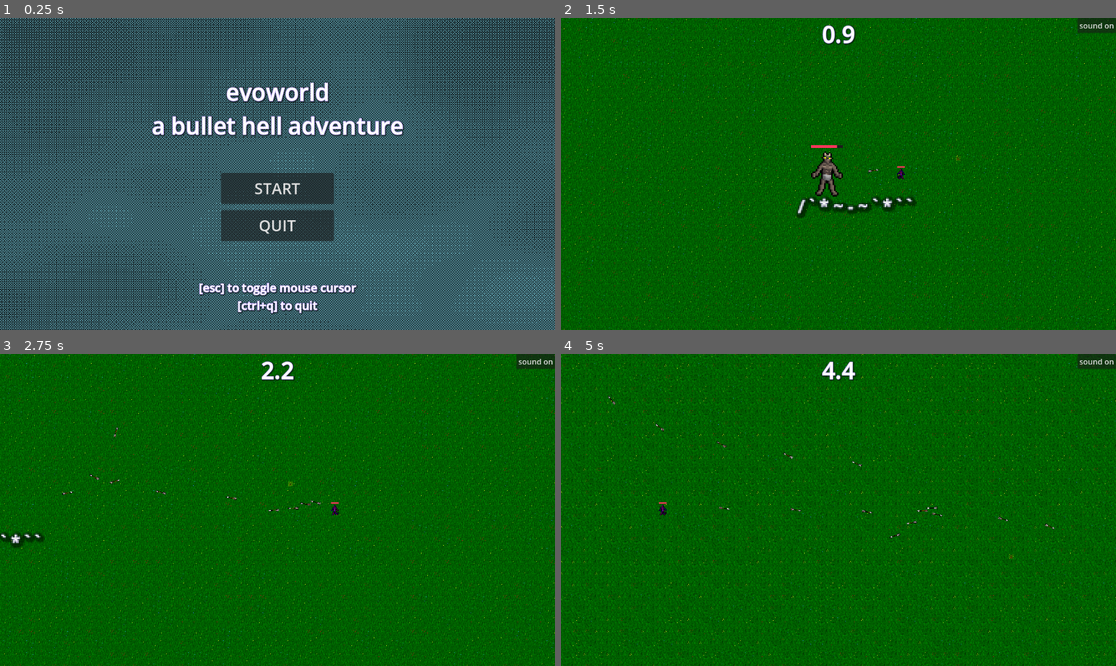
Above: before the commit, frames 1-4 (two rows, left to right).
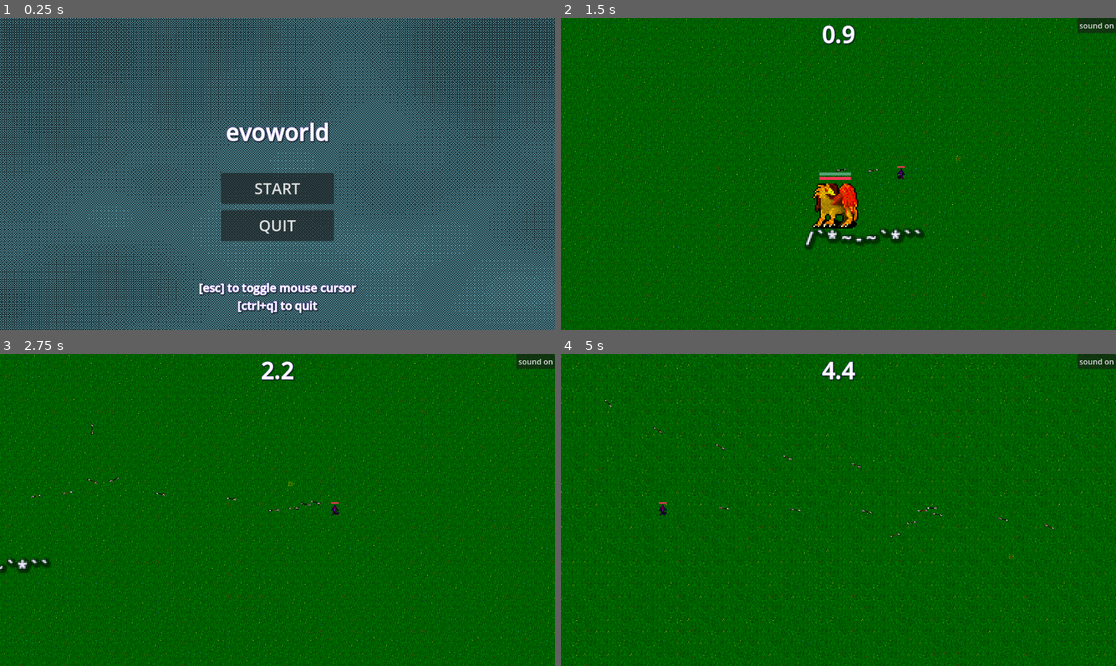
Above: after the commit, the same moments.

Repository: efredericks/evoworld-bullet-hell
Game: Godot game, scene res://scenes/menu.tscn
The game is run twice, just before and just after one commit, with the same random seed, the same clock (stepped at 60 frames per second) and the same inputs.
Inputs (mouse positions are in pixels of both pictures, inside the frame that each line leads up to):
- Up to frame 1 (0.25 s): no input
- Up to frame 2 (1.5 s): click "START" at 0.5 s; move the mouse to (960, 158) at 1.27 s; press the mouse at (960, 158) at 1.28 s; hold D (move_right) from 1.28 s (still down)
- Up to frame 3 (2.75 s): release D (move_right) at 2 s; release the mouse at (399, 494) at 2 s; drag from (166, 525) to (294, 485) at 2.02 s
- Up to frame 4 (5 s): move the mouse to (894, 441) at 2.77 s; press the mouse at (894, 441) at 2.78 s; hold D (move_right) 2.78-3.5 s; release the mouse at (894, 441) at 3.5 s; drag from (810, 572) to (599, 510) at 3.52 s; move the mouse to (1005, 556) at 4.27 s; press the mouse at (1005, 556) at 4.28 s; hold A (move_left) from 4.28 s (still down)

The runs differ from the first frame. In frame 1, 2.6% of the frame differs, in the area x 27-73%, y 20-40%; in frame 2, 2.6%; in frame 3, 0.6%; in frame 4, 0.2%.

Commit message:
leavings and adding to GP enemy

Diff:
--- a/game_map.tres
+++ b/game_map.tres
@@ -809,12 +809,19 @@
 20:13/0 = 0
 21:13/0 = 0
 22:13/0 = 0
+22:13/0/physics_layer_0/polygon_0/points = PackedVector2Array(-16, -16, 16, -16, 16, 16, -16, 16)
 23:13/0 = 0
+23:13/0/physics_layer_0/polygon_0/points = PackedVector2Array(-16, -16, 16, -16, 16, 16, -16, 16)
 24:13/0 = 0
+24:13/0/physics_layer_0/polygon_0/points = PackedVector2Array(-16, -16, 16, -16, 16, 16, -16, 16)
 25:13/0 = 0
+25:13/0/physics_layer_0/polygon_0/points = PackedVector2Array(-16, -16, 16, -16, 16, 16, -16, 16)
 26:13/0 = 0
+26:13/0/physics_layer_0/polygon_0/points = PackedVector2Array(-16, -16, 16, -16, 16, 16, -16, 16)
 27:13/0 = 0
+27:13/0/physics_layer_0/polygon_0/points = PackedVector2Array(-16, -16, 16, -16, 16, 16, -16, 16)
 28:13/0 = 0
+28:13/0/physics_layer_0/polygon_0/points = PackedVector2Array(-16, -16, 16, -16, 16, 16, -16, 16)
 29:13/0 = 0
 30:13/0 = 0
 31:13/0 = 0
--- a/main.tscn
+++ b/main.tscn
@@ -17,9 +17,6 @@
 [ext_resource type="AudioStream" uid="uid://bvopca6bwdl6b" path="res://audio/Music.wav" id="14_w48qg"]
 [ext_resource type="PackedScene" uid="uid://hhufkyeula8x" path="res://scenes/GP_enemy.tscn" id="16_2cqfq"]
 
-[sub_resource type="RectangleShape2D" id="RectangleShape2D_272bh"]
-size = Vector2(384, 321)
-
 [sub_resource type="WorldBoundaryShape2D" id="WorldBoundaryShape2D_272bh"]
 distance = -14.0
 
@@ -36,6 +33,8 @@
 
 [node name="overworld" type="TileMapLayer" parent="." unique_id=169508501]
 tile_set = ExtResource("2_vivmo")
+
+[node name="Leavings" type="Node" parent="." unique_id=627170431]
 
 [node name="EnemySpawner" type="Node" parent="." unique_id=327625550 node_paths=PackedStringArray("enemy_pools", "spawn_points")]
 script = ExtResource("5_lquwl")
@@ -90,16 +89,8 @@
 region_enabled = true
 region_rect = Rect2(1344, 359, 32, 20)
 
-[node name="CenterObstacle" type="StaticBody2D" parent="." unique_id=1646163707]
-position = Vector2(384, 65)
-collision_layer = 4
-
-[node name="CollisionShape2D" type="CollisionShape2D" parent="CenterObstacle" unique_id=1234634341]
-position = Vector2(192, 159.5)
-shape = SubResource("RectangleShape2D_272bh")
-
 [node name="OuterBoundary" type="StaticBody2D" parent="." unique_id=774716759]
-collision_layer = 4
+collision_layer = 8
 
 [node name="BottomBoundary" type="CollisionShape2D" parent="OuterBoundary" unique_id=775419693]
 position = Vector2(-633, 596)
@@ -278,7 +269,9 @@
 max_speed = 1500.0
 
 [node name="enemy" parent="." unique_id=352211709 instance=ExtResource("16_2cqfq")]
+z_index = 5
 position = Vector2(303, 248)
+maxEnergy = 100
 
 [connection signal="timeout" from="EnemySpawner/SpawnTimer" to="EnemySpawner" method="_on_spawn_timer_timeout"]
 [connection signal="timeout" from="PotionSpawner/SpawnTimer" to="PotionSpawner" method="_on_spawn_timer_timeout"]
--- a/project.godot
+++ b/project.godot
@@ -88,6 +88,7 @@
 2d_physics/layer_1="Character"
 2d_physics/layer_2="Bullet"
 2d_physics/layer_3="Obstacle"
+2d_physics/layer_4="EnvironmentAlwaysBlock"
 
 [physics]
 
--- a/scenes/GP_enemy.tscn
+++ b/scenes/GP_enemy.tscn
@@ -2,6 +2,13 @@
 
 [ext_resource type="PackedScene" uid="uid://vaufyw3xpot6" path="res://scenes/enemy.tscn" id="1_j85ko"]
 [ext_resource type="Script" uid="uid://ckkxuswvnov83" path="res://scripts/gp_enemy.gd" id="2_1q4au"]
+[ext_resource type="Texture2D" uid="uid://b2iqnr1neyr7g" path="res://sprites/Spritesheet.png" id="3_ioysi"]
+
+[sub_resource type="StyleBoxFlat" id="StyleBoxFlat_5uy6h"]
+bg_color = Color(0.11119685, 0.11119685, 0.11119678, 1)
+
+[sub_resource type="StyleBoxFlat" id="StyleBoxFlat_c4w8v"]
+bg_color = Color(0.33845362, 0.64012504, 0.46978617, 1)
 
 [sub_resource type="LabelSettings" id="LabelSettings_1q4au"]
 font_size = 12
@@ -10,15 +17,53 @@
 shadow_size = 10
 shadow_color = Color(0, 0, 0, 0.47058824)
 
+[sub_resource type="CircleShape2D" id="CircleShape2D_1q4au"]
+radius = 184.21997
+
 [node name="enemy" unique_id=352211709 instance=ExtResource("1_j85ko")]
 script = ExtResource("2_1q4au")
+energy = 100
 GP_weights = Array[float]([])
 GP_max_random = 5
 
 [node name="sprite" parent="." index="0" unique_id=395154171]
+visible = false
 region_rect = Rect2(1189, 993, 22, 31)
 
-[node name="GPLabel" type="Label" parent="." index="7" unique_id=40117226]
+[node name="SpriteB" type="Sprite2D" parent="." index="1" unique_id=1058690791]
+visible = false
+texture = ExtResource("3_ioysi")
+region_enabled = true
+region_rect = Rect2(1408, 64, 32, 32)
+
+[node name="SpriteC" type="Sprite2D" parent="." index="2" unique_id=212110725]
+visible = false
+texture = ExtResource("3_ioysi")
+region_enabled = true
+region_rect = Rect2(64, 65, 32, 31)
+
+[node name="SpriteD" type="Sprite2D" parent="." index="3" unique_id=1364313317]
+visible = false
+texture = ExtResource("3_ioysi")
+region_enabled = true
+region_rect = Rect2(736, 288, 32, 32)
+
+[node name="EnergyBar" type="ProgressBar" parent="." index="9" unique_id=1469469738]
+offset_left = -11.0
+offset_top = -22.735
+offset_right = 11.0
+offset_bottom = -20.735
+theme_override_styles/background = SubResource("StyleBoxFlat_5uy6h")
+theme_override_styles/fill = SubResource("StyleBoxFlat_c4w8v")
+max_value = 50.0
+value = 25.0
+show_percentage = false
+
+[node name="EnergyTimer" type="Timer" parent="." index="10" unique_id=1600562006]
+wait_time = 0.5
+autostart = true
+
+[node name="GPLabel" type="Label" parent="." index="12" unique_id=40117226]
 offset_left = -20.0
 offset_top = 11.0
 offset_right = 20.0
@@ -27,3 +72,11 @@
 label_settings = SubResource("LabelSettings_1q4au")
 horizontal_alignment = 1
 vertical_alignment = 1
+
+[node name="SensingRadius" type="Area2D" parent="." index="13" unique_id=5512962]
+
+[node name="SensingCollisionShape2D" type="CollisionShape2D" parent="SensingRadius" index="0" unique_id=1297632515]
+shape = SubResource("CircleShape2D_1q4au")
+
+[connection signal="timeout" from="EnergyTimer" to="." method="_on_energy_timer_timeout"]
+[connection signal="body_entered" from="SensingRadius" to="." method="_on_sensing_radius_body_entered"]
--- /dev/null
+++ b/scenes/creature_leavings.tscn
@@ -0,0 +1,18 @@
+[gd_scene format=3 uid="uid://bw5sy8paon1fn"]
+
+[ext_resource type="Script" uid="uid://bmqu7e6mfotl8" path="res://scripts/creature_leavings.gd" id="1_80wvs"]
+[ext_resource type="Texture2D" uid="uid://b2iqnr1neyr7g" path="res://sprites/Spritesheet.png" id="1_ut85e"]
+
+[sub_resource type="CircleShape2D" id="CircleShape2D_80wvs"]
+radius = 7.0
+
+[node name="CreatureLeavings" type="CharacterBody2D" unique_id=161895140 groups=["CreatureLeavings"]]
+script = ExtResource("1_80wvs")
+
+[node name="Sprite2D" type="Sprite2D" parent="." unique_id=1114387245]
+texture = ExtResource("1_ut85e")
+region_enabled = true
+region_rect = Rect2(1479, 751, 18, 12)
+
+[node name="CollisionShape2D" type="CollisionShape2D" parent="." unique_id=835528856]
+shape = SubResource("CircleShape2D_80wvs")
--- a/scenes/menu.tscn
+++ b/scenes/menu.tscn
@@ -56,13 +56,12 @@
 anchor_right = 0.5
 anchor_bottom = 0.5
 offset_left = -261.5
-offset_top = -204.0
+offset_top = -156.0
 offset_right = 261.5
-offset_bottom = -67.0
+offset_bottom = -19.0
 grow_horizontal = 2
 grow_vertical = 2
-text = "evoworld
-a bullet hell adventure"
+text = "evoworld"
 label_settings = ExtResource("1_yqeox")
 horizontal_alignment = 1
 vertical_alignment = 1
--- a/scenes/overworld.tscn
+++ b/scenes/overworld.tscn
@@ -2,25 +2,48 @@
 
 [ext_resource type="TileSet" uid="uid://xf170nkjams2" path="res://game_map.tres" id="1_16ktt"]
 [ext_resource type="Script" uid="uid://wev27i4r1nd3" path="res://scripts/overworld.gd" id="1_m1b5j"]
-[ext_resource type="Texture2D" uid="uid://b2iqnr1neyr7g" path="res://sprites/Spritesheet.png" id="3_u2ss0"]
+[ext_resource type="Script" uid="uid://ie7dec68dq0r" path="res://scripts/camera_controller.gd" id="3_356oe"]
+[ext_resource type="PackedScene" uid="uid://dsn4dlqlxyfux" path="res://scenes/player.tscn" id="4_3gvrs"]
 
-[sub_resource type="RectangleShape2D" id="RectangleShape2D_356oe"]
-size = Vector2(31, 20)
+[sub_resource type="WorldBoundaryShape2D" id="WorldBoundaryShape2D_eab5i"]
+distance = -14.0
 
 [node name="Overworld" type="TileMapLayer" unique_id=1928479532]
 tile_set = ExtResource("1_16ktt")
 script = ExtResource("1_m1b5j")
 
-[node name="CharacterBody2D" type="CharacterBody2D" parent="." unique_id=590346517]
-visible = false
+[node name="OuterBoundary" type="StaticBody2D" parent="." unique_id=1331483130]
+collision_layer = 4
 
-[node name="Sprite2D" type="Sprite2D" parent="CharacterBody2D" unique_id=1883979411]
-texture = ExtResource("3_u2ss0")
-region_enabled = true
-region_rect = Rect2(1152, 740, 31, 25)
+[node name="BottomBoundary" type="CollisionShape2D" parent="OuterBoundary" unique_id=775073588]
+position = Vector2(-633, 596)
+shape = SubResource("WorldBoundaryShape2D_eab5i")
 
-[node name="CollisionShape2D" type="CollisionShape2D" parent="CharacterBody2D" unique_id=1953233759]
-position = Vector2(0.5, 0)
-shape = SubResource("RectangleShape2D_356oe")
+[node name="TopBoundary" type="CollisionShape2D" parent="OuterBoundary" unique_id=862531702]
+position = Vector2(-409, -464)
+rotation = 3.1415927
+shape = SubResource("WorldBoundaryShape2D_eab5i")
 
-[node name="Camera2D" type="Camera2D" parent="CharacterBody2D" unique_id=1644162559]
+[node name="LeftBoundary" type="CollisionShape2D" parent="OuterBoundary" unique_id=262692884]
+position = Vector2(-1138, 488)
+rotation = 1.5707964
+shape = SubResource("WorldBoundaryShape2D_eab5i")
+
+[node name="RightBoundary" type="CollisionShape2D" parent="OuterBoundary" unique_id=583991101]
+position = Vector2(-14, 365)
+rotation = -1.5707964
+shape = SubResource("WorldBoundaryShape2D_eab5i")
+
+[node name="Camera2D" type="Camera2D" parent="." unique_id=182354350]
+position = Vector2(98, 136)
+zoom = Vector2(0.75, 0.75)
+limit_enabled = false
+limit_left = 0
+limit_top = -352
+limit_right = 1152
+limit_bottom = 736
+editor_draw_limits = true
+script = ExtResource("3_356oe")
+
+[node name="player" parent="." unique_id=456641732 instance=ExtResource("4_3gvrs")]
+position = Vector2(140.46106, 35.953598)
--- a/scenes/player.tscn
+++ b/scenes/player.tscn
@@ -19,7 +19,7 @@
 bg_color = Color(0.9941377, 0.21087003, 0.35642132, 1)
 
 [node name="player" type="CharacterBody2D" unique_id=456641732 groups=["player"]]
-collision_mask = 6
+collision_mask = 14
 script = ExtResource("1_g2els")
 
 [node name="sprite" type="Sprite2D" parent="." unique_id=1388758523]
--- a/scripts/bullet.gd
+++ b/scripts/bullet.gd
@@ -6,22 +6,27 @@
 
 var additional_speed: float = 0.0 # potion impact
 var move_dir: Vector2
+var override_target: Node2D = null
+
+
 
 func _process(delta):
 	translate(move_dir * (speed + additional_speed) * delta)
 	rotation = move_dir.angle()
 
 func _on_body_entered(body: Node2D) -> void:
-	if body.is_in_group(owner_group):
+	if body.is_in_group(owner_group):# and override_target == null:
 		return
 
-	if body.has_method("take_damage"):
-		body.take_damage(1)
+	if not body.is_in_group(owner_group):# or body == override_target:
+		if body.has_method("take_damage"):
+			body.take_damage(1)
 
-	visible = false
-	set_process(false)
-	set_physics_process(false)
-	global_position = Vector2(0, -99999999)
+			override_target = null
+			visible = false
+			set_process(false)
+			set_physics_process(false)
+			global_position = Vector2(0, -99999999)
 
 func _on_destroy_timer_timeout() -> void:
 	visible = false
--- a/scripts/camera_controller.gd
+++ b/scripts/camera_controller.gd
@@ -1,4 +1,6 @@
 extends Camera2D
+
+# creature poops and a plant grows?
 
 @onready var target = $"../player"
 @export var follow_rate: float = 2.0
--- /dev/null
+++ b/scripts/creature_leavings.gd
@@ -0,0 +1,25 @@
+extends CharacterBody2D
+
+func _process(delta) -> void:
+	var t = Time.get_unix_time_from_system()
+	var s = 1.0 + (sin(t  * 10) * 0.1)
+	scale.x = s
+	scale.y = s
+
+func _on_body_entered(body: Node2D) -> void:
+	if not body.is_in_group("player") and body.has_method("get_energy"):
+		body.get_energy()
+		queue_free()
+
+	#if type == PotionType.HEALTH:
+		#body.heal(value)
+	#elif type == PotionType.SHOOT_SPEED:
+		#body.shoot_rate *= value
+		#body.additional_bullet_speed += 30.0
+	#elif type == PotionType.MOVE_SPEED:
+		#body.max_speed *= value
+	#else:
+		#print("Invalid potion")
+	#
+	#body.drink_potion()
+	#queue_free()
--- a/scripts/enemy.gd
+++ b/scripts/enemy.gd
@@ -43,9 +43,9 @@
 		sprite.flip_h = player_dir.x > 0
 
 	# shoot towards player
-	if player_dist < shoot_range:
-		if Time.get_unix_time_from_system() - last_shoot_time > shoot_rate:
-			_shoot()
+	#if player_dist < shoot_range:
+		#if Time.get_unix_time_from_system() - last_shoot_time > shoot_rate:
+			#_shoot()
 
 	_move_wobble()
 
--- a/scripts/game_manager.gd
+++ b/scripts/game_manager.gd
@@ -13,25 +13,63 @@
 @onready var loading_screen = $CanvasLayer/LoadingScreen
 @onready var loading_rotator = $CanvasLayer/LoadingScreen/Rotator
 
-# boundaries
+# overworld things
 @onready var outer_boundary: StaticBody2D = $OuterBoundary
 @onready var bottom_boundary: CollisionShape2D = $OuterBoundary/BottomBoundary
 @onready var top_boundary: CollisionShape2D = $OuterBoundary/TopBoundary
 @onready var left_boundary: CollisionShape2D = $OuterBoundary/LeftBoundary
 @onready var right_boundary: CollisionShape2D = $OuterBoundary/RightBoundary
+@onready var overworld = $overworld
+var loading_thread: Thread
+const tile_size:int = 32
+# map data - move to its own script after this works
+@export var num_rows: int = 500
+@export var num_cols: int = 500
+var map_width: int = num_cols * tile_size
+var map_height: int = num_rows * tile_size
+var half_map_width: int = int(map_width / 2)
+var half_map_height: int = int(map_height / 2)
+
+var open_cells: Array[Vector2i] = []
+var BRICK_FLOOR: Array[Vector2i] = [
+	Vector2i(17,14), Vector2i(18,14), Vector2i(19,14), Vector2i(20,14),
+]
+var BRICK_WALL: Array[Vector2i] = [
+	Vector2i(22,13), Vector2i(23,13), Vector2i(24,13), Vector2i(25,13),
+	Vector2i(26,13), Vector2i(27,13), Vector2i(28,13),
+]
+
+var WATER: Array[Vector2i] = [
+	#Vector2i(27, 19), Vector2i(28, 19), Vector2i(29, 19), Vector2i(30, 19), Vector2i(31, 19),
+	#Vector2i(32, 19), Vector2i(33, 19), Vector2i(34, 19), Vector2i(35, 19),
+	Vector2i(19, 19), Vector2i(20, 19)#, Vector2i(21, 19), Vector2i(22, 19),
+]
+var GRASS: Array[Vector2i] = [
+	Vector2i(0, 15), Vector2i(1, 15), Vector2i(2, 15), Vector2i(3, 15),
+	Vector2i(4, 15), Vector2i(5, 15), Vector2i(6, 15),
+]
+var BEACH: Array[Vector2i] = [
+	Vector2i(14, 13), Vector2i(15, 13), Vector2i(16, 13), Vector2i(17, 13),
+	Vector2i(18, 13), Vector2i(19, 13), Vector2i(20, 13), Vector2i(21, 13),
+]
+var STONE: Array[Vector2i] = [
+	Vector2i(17,14), Vector2i(18,14), Vector2i(19,14), Vector2i(20,14)
+]
+
+var SNOW: Array[Vector2i] = [
+	Vector2i(41,13), Vector2i(42,13), Vector2i(43,13), Vector2i(44,13),
+]
+
+var noise = FastNoiseLite.new()
+var noise2 = FastNoiseLite.new()
+#---
+
+
 
 @onready var enemy_spawner = $EnemySpawner
-
 @onready var player = $player
 @onready var camera = $Camera2D
 #@export var overworld: PackedScene = preload("res://scenes/overworld.tscn")
-@onready var overworld = $overworld
-var loading_thread: Thread
-const tile_size:int = 32
-
-# map data - move to its own script after this works
-@export var num_rows: int = 500
-@export var num_cols: int = 500
 
 # camera info
 @export_category("Camera")
@@ -41,42 +79,7 @@
 @export var camera_zoom_speed: float = 5.0
 var target_zoom = 1.0
 
-var map_width: int = num_cols * tile_size
-var map_height: int = num_rows * tile_size
-var half_map_width: int = int(map_width / 2)
-var half_map_height: int = int(map_height / 2)
-
-var open_cells: Array[Vector2i] = []
-var WALKABLE: Dictionary = {
-	"BRICK_FLOOR": [Vector2i(17,14), Vector2i(18,14), Vector2i(19,14), Vector2i(20,14)],
-}
-var BLOCKING: Dictionary = {
-	"BRICK_WALL": [Vector2i(22,13), Vector2i(23,13), Vector2i(24,13), Vector2i(25,13), Vector2i(26,13), Vector2i(27,13), Vector2i(28,13)],
-}
-
-var WATER: Array[Vector2i] = [
-	#Vector2i(27, 19), Vector2i(28, 19), Vector2i(29, 19), Vector2i(30, 19), Vector2i(31, 19),
-	#Vector2i(32, 19), Vector2i(33, 19), Vector2i(34, 19), Vector2i(35, 19),
-	Vector2i(19, 19), Vector2i(20, 19)#, Vector2i(21, 19), Vector2i(22, 19),
-]
-var GRASS: Array[Vector2i] = [
-	Vector2i(0, 15), Vector2i(1, 15), Vector2i(2, 15), Vector2i(3, 15),
-	Vector2i(4, 15), Vector2i(5, 15), Vector2i(6, 15),
-]
-var BEACH: Array[Vector2i] = [
-	Vector2i(14, 13), Vector2i(15, 13), Vector2i(16, 13), Vector2i(17, 13),
-	Vector2i(18, 13), Vector2i(19, 13), Vector2i(20, 13), Vector2i(21, 13),
-]
-var STONE: Array[Vector2i] = [
-	Vector2i(17,14), Vector2i(18,14), Vector2i(19,14), Vector2i(20,14)
-]
-
-var SNOW: Array[Vector2i] = [
-	Vector2i(41,13), Vector2i(42,13), Vector2i(43,13), Vector2i(44,13),
-]
-
-var noise = FastNoiseLite.new()
-var noise2 = FastNoiseLite.new()
+
 
 @onready var GP_enemy = $enemy
 
@@ -145,7 +148,7 @@
 	#bottom_boundary.global_position.y = map_height / 2.0
 	#
 	player.global_position = get_random_open_position() #Vector2(oc.x * tile_size, oc.y * tile_size)
-	GP_enemy.global_position = player.global_position
+	GP_enemy.global_position = player.global_position + Vector2(tile_size, 4*tile_size)
 	camera.global_position - player.global_position
 	print("outer position:", outer_boundary.global_position)
 	print("left boundary x: ", left_boundary.global_position.x)
@@ -253,7 +256,7 @@
 			var atlas_pos = Vector2i(0, 0)
 
 			if c == 0 or c == num_cols-1 or r == 0 or r == num_rows-1:
-				atlas_pos = BLOCKING['BRICK_WALL'][randi_range(0, len(BLOCKING['BRICK_WALL'])-1)]
+				atlas_pos = BRICK_WALL[randi() % BRICK_WALL.size()]
 			else:
 				# distance from center, normalized 0-1
 				var dist = Vector2(c, r).distance_to(center) / max_dist
--- a/scripts/gp_enemy.gd
+++ b/scripts/gp_enemy.gd
@@ -13,8 +13,12 @@
 @export var shoot_range: float
 @export var flip_sprite: bool = false
 
+@export var energy: int = 100
+@export var maxEnergy: int = 100
+
 @export_category("GP stats")
 @export var GP_weights: Array[float]
+
 
 var last_shoot_time: float
 
@@ -24,27 +28,62 @@
 @onready var bullet_pool = $EnemyBulletPool
 @onready var muzzle = $muzzle
 @onready var health_bar: ProgressBar = $HealthBar
+@onready var energy_bar: ProgressBar = $EnergyBar
 @onready var damaged_audio: AudioStreamPlayer = $DamagedAudio
 @onready var GP_Label = $GPLabel
 
-var player_dist: float
-var player_dir: Vector2
+# sprites
+@onready var sprite_a = $sprite
+@onready var sprite_b = $SpriteB
+@onready var sprite_c = $SpriteC
+@onready var sprite_d = $SpriteD
+@onready var sprite_list: Array[Sprite2D] = [sprite_a, sprite_b, sprite_c, sprite_d]
+var active_sprite: Sprite2D
+
+# dependencies
+@onready var creature_leavings: PackedScene = preload("res://scenes/creature_leavings.tscn")
+@onready var leavings_group: Node = get_node("../Leavings") # add leavings to this node group for ordering
+
+# targeting
+var target_dist: float
+var target_dir: Vector2
+var tracking_food: bool = false
+var target: CharacterBody2D = null
 
 var GP_stack: Array[String] = []
 var GP_primitives: Array[String] = ["/", "\\", "-", "+", "*", "`", "~"]
 @export var GP_max_random: int = 5
 
+
+# components equipped by gene expression
+## + joins
+# eat: given
+# swim:  			/+\
+# attack nearby: 	*+*
+# reproduce:	 	~
+# place block:		\+\
+
+
+
 func _setup_random():
 	for i in range(10):#randi_range(0, GP_max_random)):
 		GP_stack.append(GP_primitives[randi_range(0, len(GP_primitives)-1)])
-
 	GP_Label.text = " ".join(PackedStringArray(GP_stack))
+
+	# select sprite (random for now, assigned based on job)
+	active_sprite = sprite_list[randi_range(0, len(sprite_list)-1)]
+	active_sprite.visible = true
 
 func _ready() -> void:
 	health_bar.max_value = maxHP
 	health_bar.value = hp
 
+	energy_bar.max_value = maxEnergy
+	energy_bar.value = energy
+
 	scale = Vector2(4., 4.)
+
+	target = player
 
 	_setup_random()
 	if "/" in GP_stack:
@@ -52,22 +91,26 @@
 	else:
 		set_collision_mask_value(3, true) # not flying!
 
+# process components in randomized order
+# drop
 func _process(delta: float) -> void:
 	if not player: return
 
-	player_dist = global_position.distance_to(player.global_position)
-	player_dir = global_position.direction_to(player.global_position)
+	if not tracking_food:
+		target_dist = global_position.distance_to(player.global_position)
+		target_dir = global_position.direction_to(player.global_position)
+		target = player
 
 	# face the player
 	if flip_sprite:
-		sprite.flip_h = player_dir.x < 0
-	else:
-		sprite.flip_h = player_dir.x > 0
+		sprite.flip_h = target_dir.x < 0
+	else:
+		sprite.flip_h = target_dir.x > 0
 
 	# shoot towards player
-	if player_dist < shoot_range:
-		if Time.get_unix_time_from_system() - last_shoot_time > shoot_rate:
-			_shoot()
+	#if player_dist < shoot_range:
+		#if Time.get_unix_time_from_system() - last_shoot_time > shoot_rate:
+			#_shoot(player)
 
 	_move_wobble()
 
@@ -75,14 +118,14 @@
 func _physics_process(delta: float) -> void:
 	if not player: return
 
-	var move_dir = player_dir
+	var move_dir = target_dir
 	#var forward_speed = player_dir.dot(velocity) # speed in moving direction
 	var local_avoidance = _local_avoidance()
 
 	if local_avoidance.length() > 0:
 		move_dir = local_avoidance
 
-	if velocity.length() < max_speed and player_dist > stop_range:
+	if velocity.length() < max_speed and target_dist > stop_range:
 		velocity += move_dir * acceleration
 	else:
 		velocity *= drag
@@ -106,11 +149,12 @@
 	var obstacle_dir = global_position.direction_to(obstacle_point)
 	return Vector2(-obstacle_dir.y, obstacle_dir.x) # return adjacent
 
-func _shoot() -> void:
+func _shoot(entity) -> void:
 	last_shoot_time = Time.get_unix_time_from_system()
 	var bullet = bullet_pool.spawn()
 	bullet.global_position = muzzle.global_position
-	bullet.move_dir = muzzle.global_position.direction_to(player.global_position)
+	bullet.override_target = entity
+	bullet.move_dir = muzzle.global_position.direction_to(entity.global_position)#player.global_position)
 
 func take_damage(dmg: int) -> void:
 	hp -= dmg
@@ -148,3 +192,33 @@
 	var t = Time.get_unix_time_from_system()
 	var rot = 2 * sin(20 * t)
 	sprite.rotation_degrees = rot
+
+func get_energy() -> void:
+	energy += 50
+	if energy > maxEnergy:
+		energy = maxEnergy
+	energy_bar.value = energy
+
+func _on_sensing_radius_body_entered(body: Node2D) -> void:
+	if body.is_in_group("CreatureLeavings"):
+		pass
+	#_shoot(body)
+
+# eat some energy
+func _on_energy_timer_timeout() -> void:
+	if energy >= 0:
+		energy -= 1
+
+		# drop some plant food
+		if energy % 5 == 0:
+			var leaving = creature_leavings.instantiate()
+			leaving.global_position = global_position
+			leaving.z_index = 2
+			#leavings_group.add_child.call_deferred(leaving)
+			leavings_group.add_child.call_deferred(leaving)
+
+
+	energy_bar.value = energy
+	if energy <= 0:
+		take_damage(1)
+		print("damaged goods")
Not shown, added: scripts/creature_leavings.gd.uid
